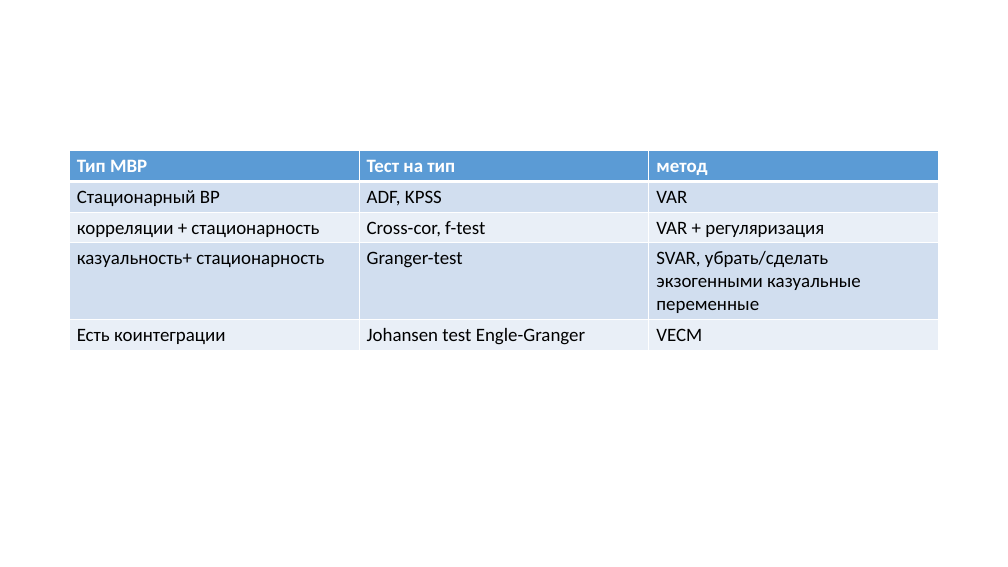
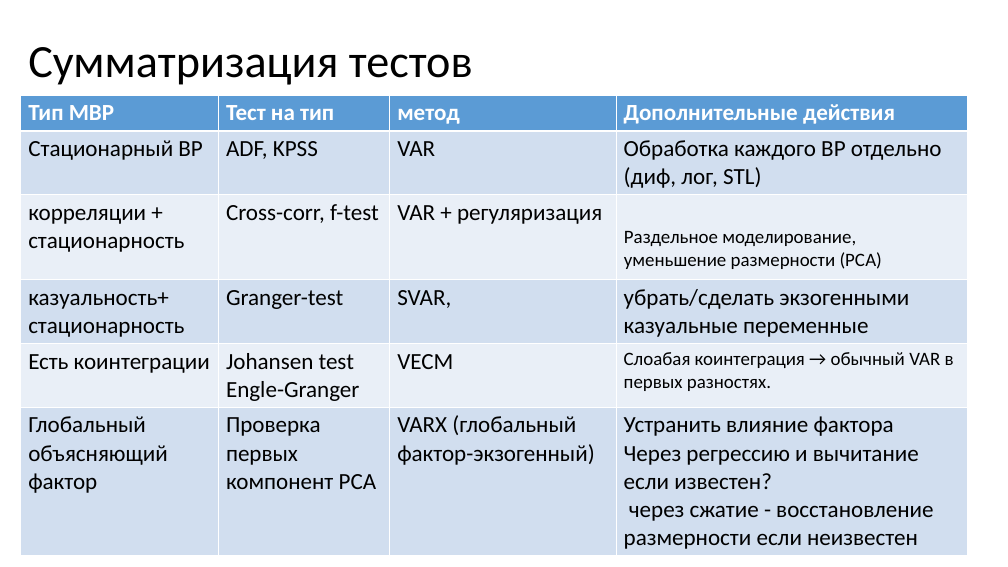
Before and after one commit to MVRonkin/TimeSeriesCourse, a slide deck: slide 16 of 2025/LEC/06-1 многомерные ВР.pptx (slide 14 before the commit). Drawn at 1008x567 pixels with LibreOffice and Linux fonts; fonts in the diff are those of the drawing. Boxes give left, top, right and bottom in pixels: in the first picture for what was removed or moved away, otherwise in the second. Text is boxed around its words. In the diff, an @@ line names an element or a change of style, - is before the commit and + after.

```diff
--- a/2025/LEC/06-1 многомерные ВР.pptx
+++ b/2025/LEC/06-1 многомерные ВР.pptx
@@ title added at (x1=28, y1=47, x2=473, y2=85), 44 pt, text #000000 @@
+Сумматризация тестов
@@ table at (x1=20, y1=95, x2=967, y2=553) @@
-Тип МВР | Тест на тип | метод
-Стационарный ВР | ADF, KPSS | VAR
-корреляции + стационарность | Cross-cor, f-test | VAR + регуляризация
-казуальность+ стационарность | Granger-test | SVAR, убрать/сделать экзогенными казуальные переменные
-Есть коинтеграции | Johansen test Engle-Granger | VECM
+Тип МВР | Тест на тип | метод | Дополнительные действия
+Стационарный ВР | ADF, KPSS | VAR | Обработка каждого ВР отдельно (диф, лог, STL)
+корреляции + стационарность | Cross-corr, f-test | VAR + регуляризация | Раздельное моделирование, уменьшение размерности (PCA)
+казуальность+ стационарность | Granger-test | SVAR, | убрать/сделать экзогенными казуальные переменные
+Есть коинтеграции | Johansen test Engle-Granger | VECM | Слоабая коинтеграция → обычный VAR в первых разностях.
+Глобальный объясняющий фактор | Проверка первых компонент PCA | VARX (глобальный фактор-экзогенный) | Устранить влияние фактора / Через регрессию и вычитание если известен? / через сжатие - восстановление размерности если неизвестен
@@ table resized from (x1=70, y1=151, x2=938, y2=349) to (x1=20, y1=95, x2=967, y2=553) @@
```
Also in this commit, not shown: 4 other slides changed, 8 slides added, 2 slides removed.
